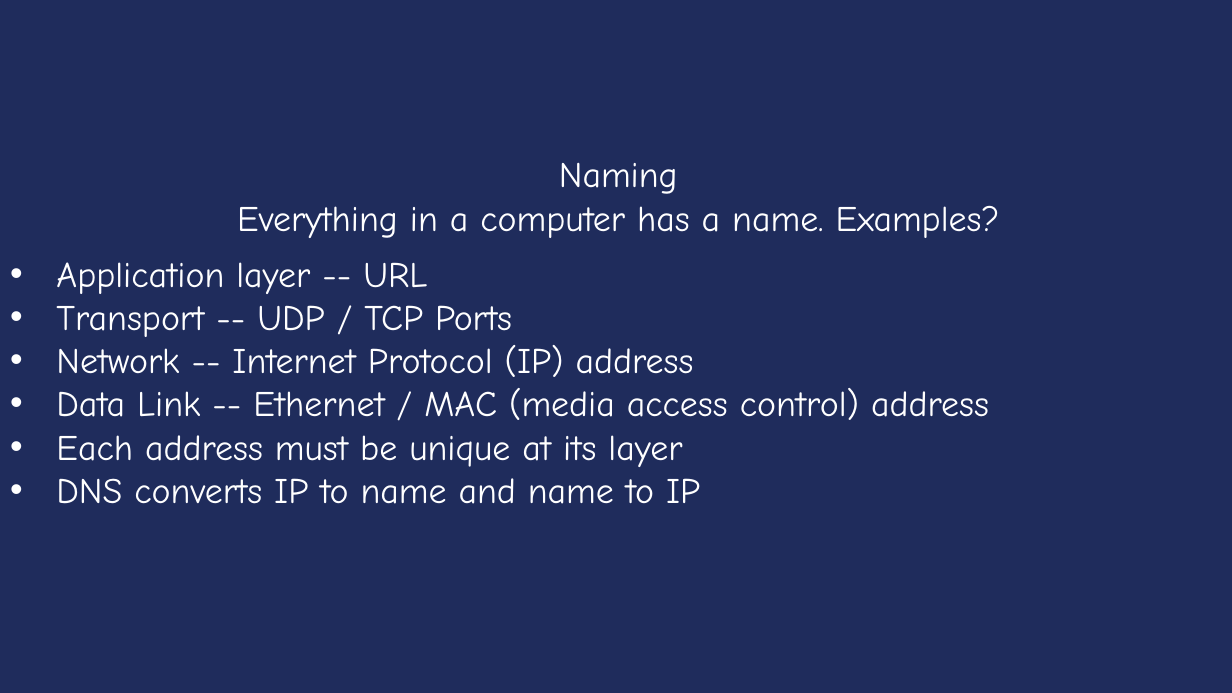
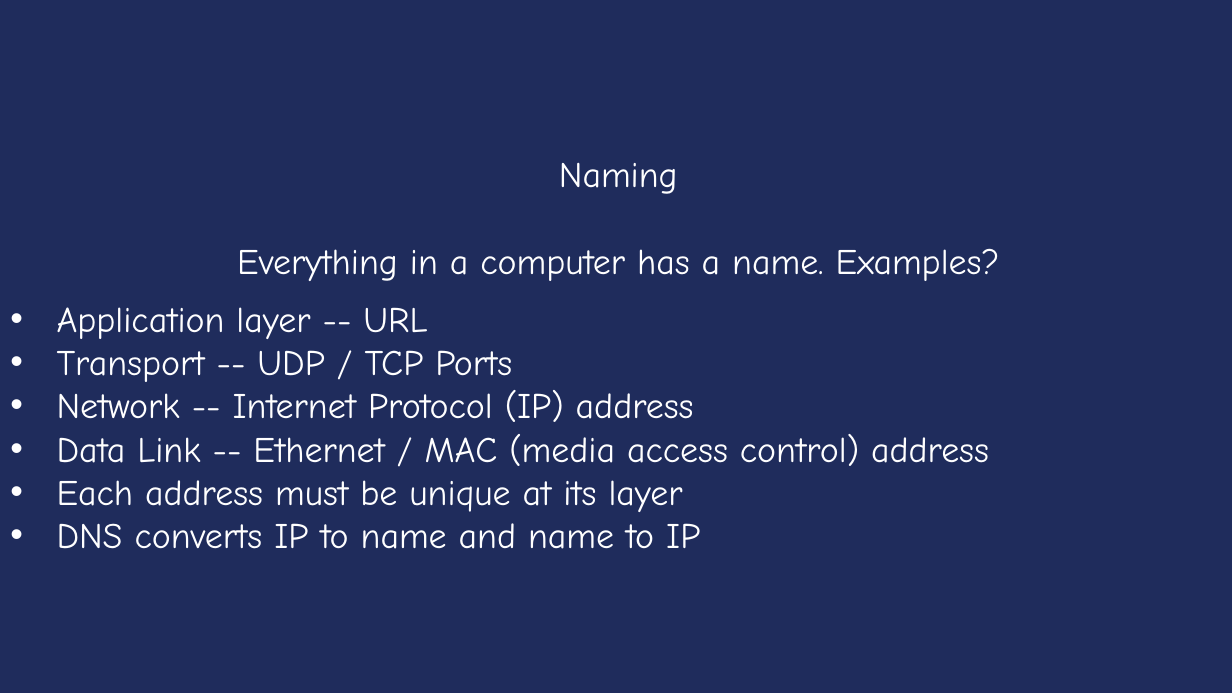
Before and after one commit to Rpersie/xv6-course, a slide deck: slide 8 of yale/ppt/ppt-english/Lecture14-Networking.ppt. Drawn at 1232x693 pixels with LibreOffice and Linux fonts; fonts in the diff are those of the drawing. Boxes give left, top, right and bottom in pixels: in the first picture for what was removed or moved away, otherwise in the second. Text is boxed around its words. In the diff, an @@ line names an element or a change of style, - is before the commit and + after.

```diff
--- a/yale/ppt/ppt-english/Lecture14-Networking.ppt
+++ b/yale/ppt/ppt-english/Lecture14-Networking.ppt
@@ text "Naming" rewrapped from (x1=237, y1=163, x2=1000, y2=238) to (x1=237, y1=163, x2=1000, y2=281) @@
@@ text "Application layer -- URL" moved from (x1=56, y1=262, x2=989, y2=504) to (x1=57, y1=307, x2=989, y2=549) @@
```
Also in this commit, not shown: 42 other slides changed, 16 other files.
